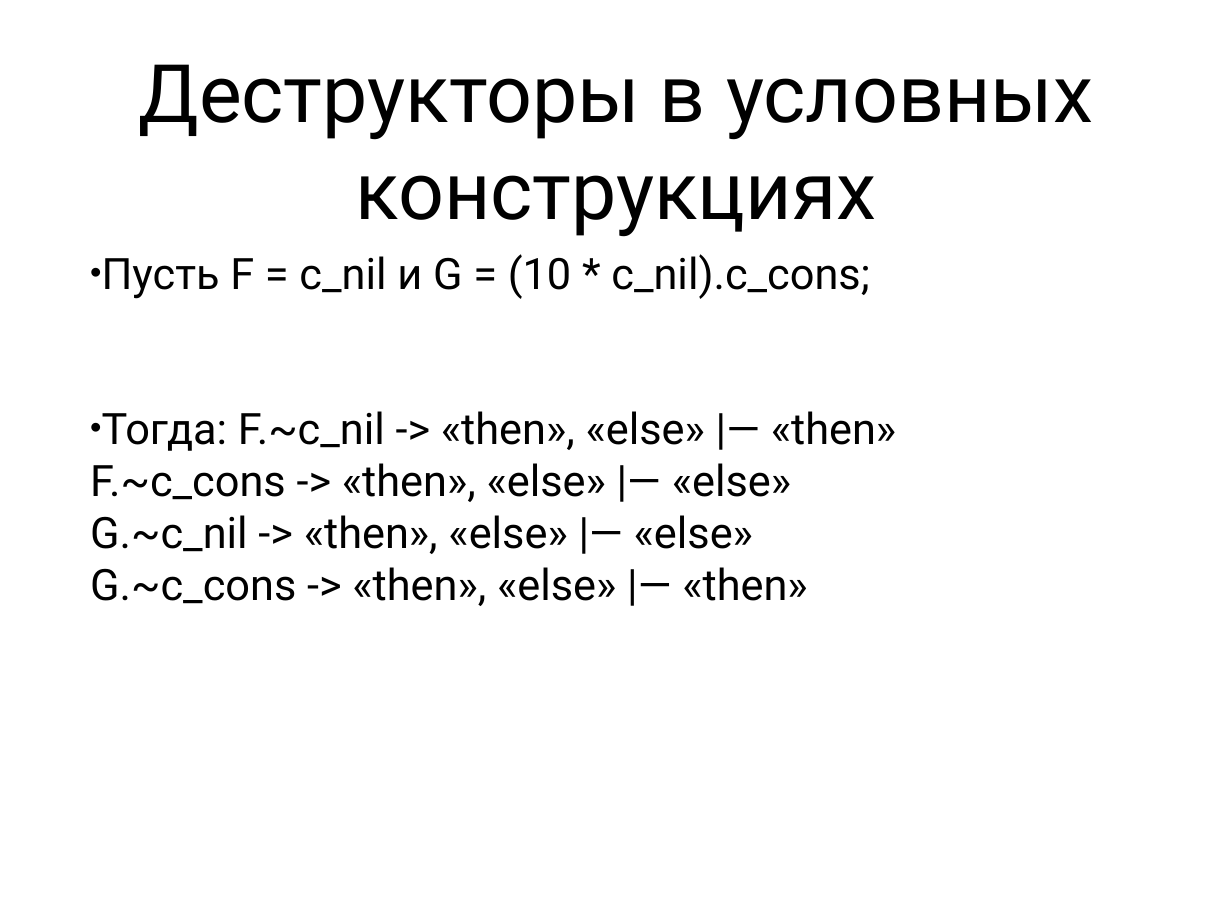
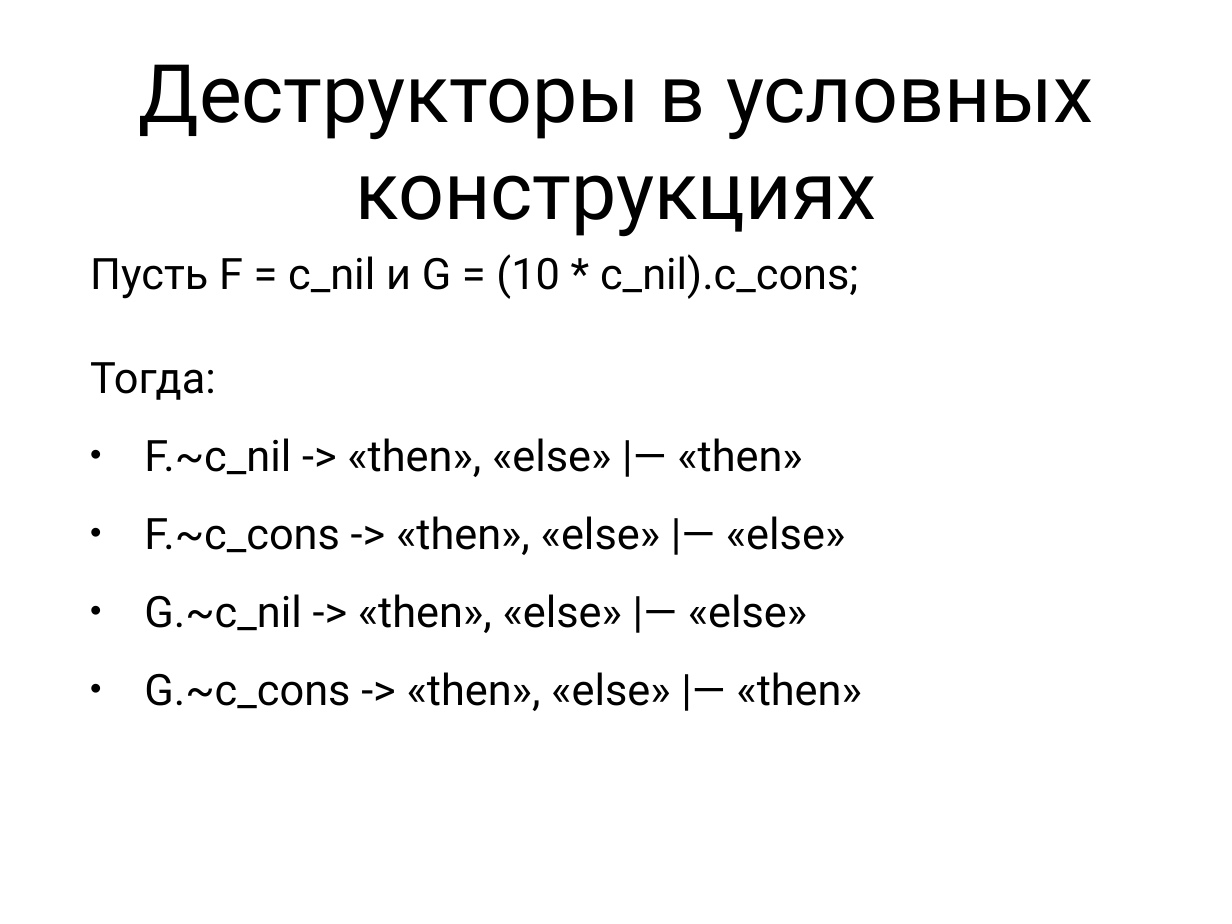
Before and after one commit to Zumisha/Parallel-Programming, a slide deck: slide 19 of Документация/fptl.ppt (slide 20 before the commit). Drawn at 1232x924 pixels with LibreOffice and Linux fonts; fonts in the diff are those of the drawing. Boxes give left, top, right and bottom in pixels: in the first picture for what was removed or moved away, otherwise in the second. Text is boxed around its words. In the diff, an @@ line names an element or a change of style, - is before the commit and + after.

```diff
--- a/Документация/fptl.ppt
+++ b/Документация/fptl.ppt
@@ text at bbox=[90, 254, 859, 299]: bullet • to none @@
@@ text at bbox=[90, 362, 861, 711]: text changed @@
-• Тогда: F.~c_nil -> «then», «else» |— «then»
-  F.~c_cons -> «then», «else» |— «else»
-  G.~c_nil -> «then», «else» |— «else»
-  G.~c_cons -> «then», «else» |— «then»
+Тогда:
+• F.~c_nil -> «then», «else» |— «then»
+• F.~c_cons -> «then», «else» |— «else»
+• G.~c_nil -> «then», «else» |— «else»
+• G.~c_cons -> «then», «else» |— «then»
```
Also in this commit, not shown: 26 other slides changed, 1 slide removed, 1 other file.
